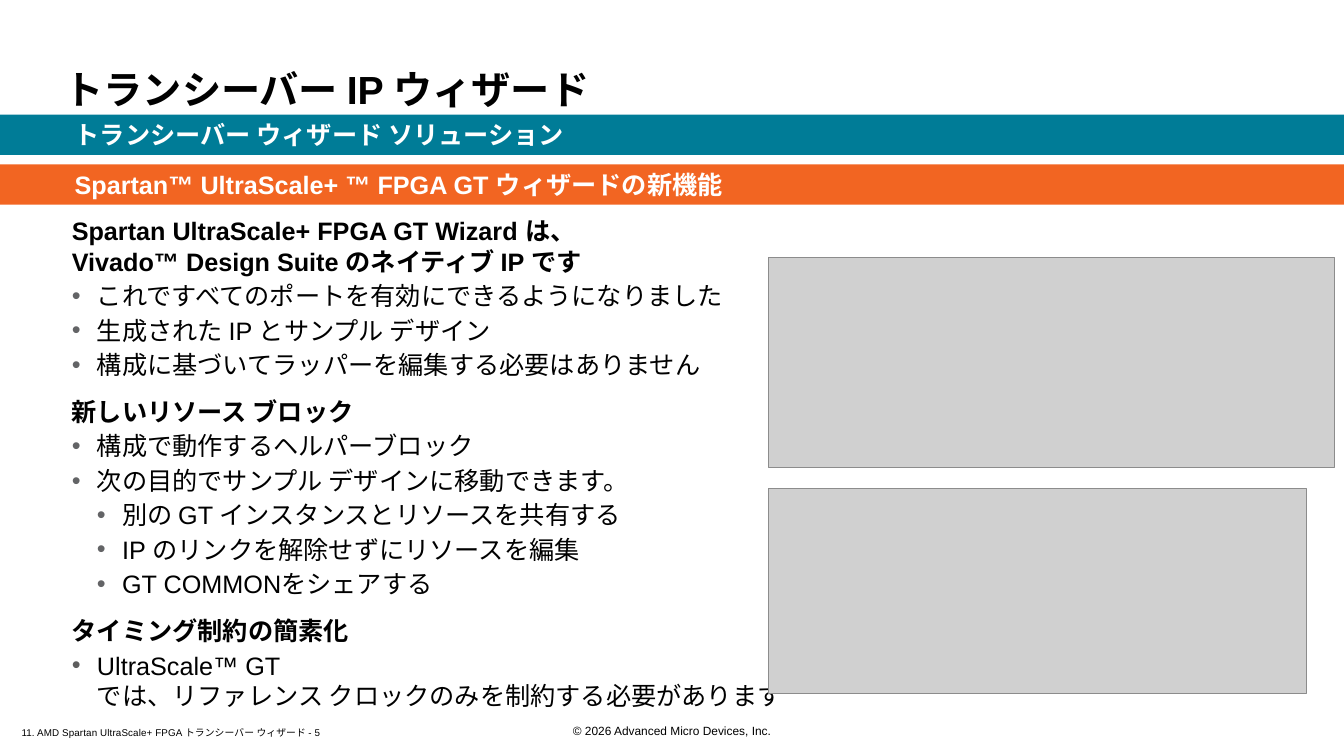
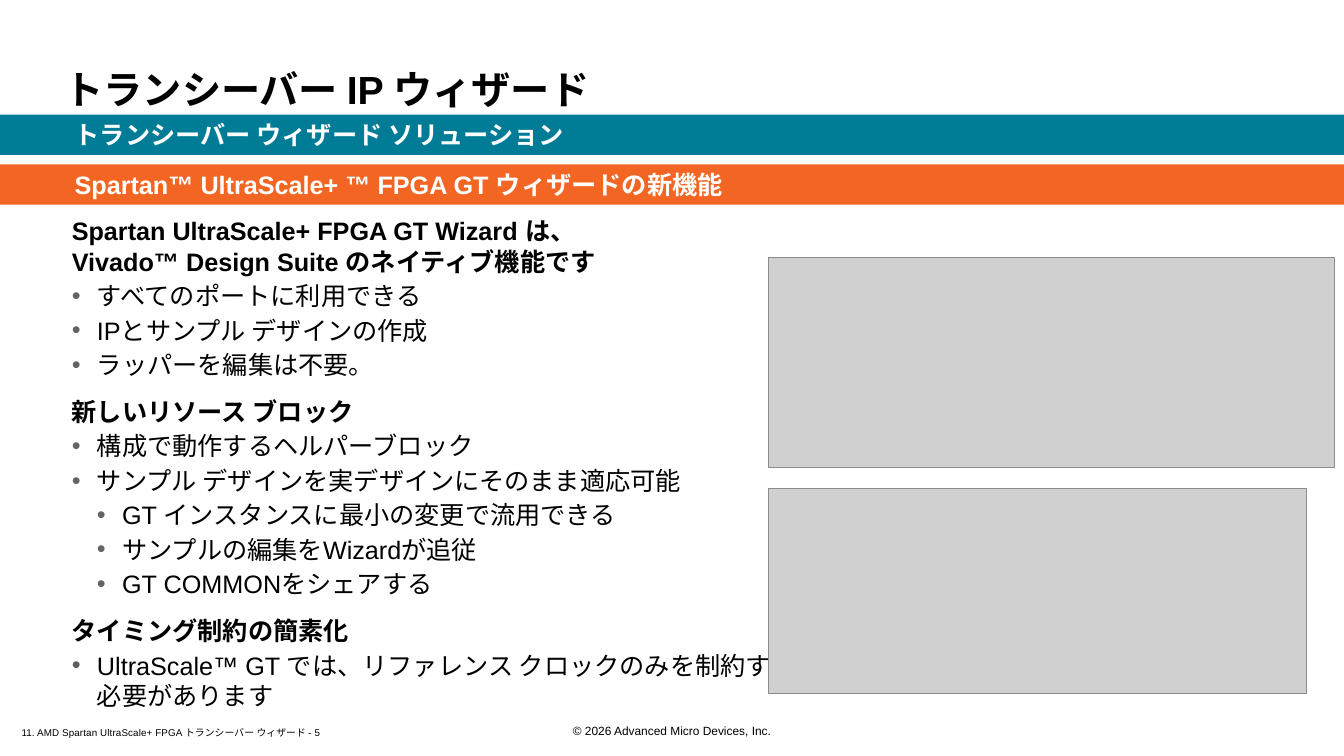
Before and after one commit to hdlabjk/spusp, a slide deck: slide 5 of doc/slides_docx/11. AMD Spartan UltraScale+ FPGAs Transceivers Wizard_ILT_translated_ja.pptx. Drawn at 1344x756 pixels with LibreOffice and Linux fonts; fonts in the diff are those of the drawing; grey boxes stand for pictures; background and template pictures are left out. Boxes give left, top, right and bottom in pixels: in the first picture for what was removed or moved away, otherwise in the second. Text is boxed around its words. In the diff, an @@ line names an element or a change of style, - is before the commit and + after.

```diff
--- a/doc/slides_docx/11. AMD Spartan UltraScale+ FPGAs Transceivers Wizard_ILT_translated_ja.pptx
+++ b/doc/slides_docx/11. AMD Spartan UltraScale+ FPGAs Transceivers Wizard_ILT_translated_ja.pptx
@@ text at [72, 220, 596, 376]: text changed; bold on @@
-Spartan UltraScale+ FPGA GT Wizard は、
-Vivado™ Design Suite のネイティブ IP です
-• これですべてのポートを有効にできるようになりました
-• 生成された IP とサンプル デザイン
-• 構成に基づいてラッパーを編集する必要はありません
+Spartan UltraScale+ FPGA GT Wizard は、
+Vivado™ Design Suite のネイティブ機能です
+• すべてのポートに利用できる
+• IPとサンプル デザインの作成
+• ラッパーを編集は不要。
@@ text at [97, 468, 681, 561]: text changed @@
-• 次の目的でサンプル デザインに移動できます。
-  • 別の GT インスタンスとリソースを共有する
-  • IP のリンクを解除せずにリソースを編集
+• サンプル デザインを実デザインにそのまま適応可能
+  • GT インスタンスに最小の変更で流用できる
+  • サンプルの編集をWizardが追従
```
Also in this commit, not shown: 8 other slides changed, 10 other files.
